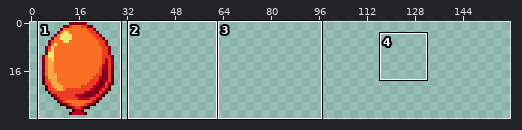
File history of a pixel-art file, gfx/balloon.aseprite. Above, an overview of the earlier version with the close-up marked.
Close-up. As it was:
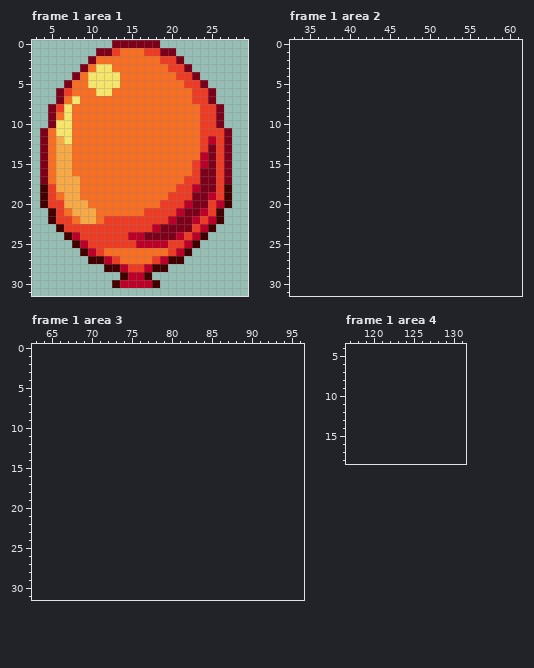
32x32 pixels, 4 frames. Shown: frame 1 area 1: x 3..29, y 0..31; frame 1 area 2: x 33..61, y 0..31; frame 1 area 3: x 63..96, y 0..31; frame 1 area 4: x 117..131, y 4..18. The old version is drawn lined up with the new one, on the new canvas. The commit also changed other frames or places, which this record leaves out.
Once edited:
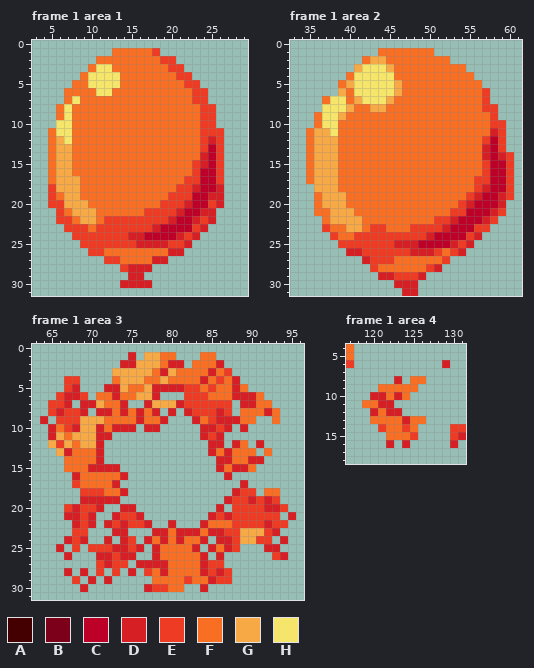
Palette (. is transparent): A #440000  B #7d001a  C #bd0028  D #d61e25  E #ee3b23  F #f86e23  G #f7a946  H #f5e56b
The commit says: balloon is pretty now
Diff:
canvas 32x32 -> 160x32
Frame 1 area 1:
y 0: x 13..18 BBBBBB -> ......
y 1: x 11..13 BBE -> ..F; x 17 E -> F; x 19..20 BB -> ..
y 2: x 10 B -> .; x 21 B -> .
y 3: x 9 B -> .; x 22 B -> .
y 4: x 8 B -> .; x 23 B -> .
y 5: x 7 B -> .; x 24 B -> .
y 6: x 6..7 BE -> .F; x 25 B -> .
y 7: x 6 B -> .; x 25 B -> .
y 8: x 5..6 BE -> .F; x 26 B -> .
y 9..10: x 5 B -> .; x 26 B -> .
y 11: x 4 B -> .; x 27 B -> .
y 12: x 4 B -> .; x 25 C -> D; x 27 B -> .
y 13: x 4 B -> .; x 25 B -> C; x 27 B -> .
y 14..15: x 4 B -> .; x 24..25 CB -> DC; x 27 B -> .
y 16..17: x 4 B -> .; x 24..25 BB -> CC; x 27 B -> .
y 18: x 4 A -> .; x 23..27 CBBEA -> DCCD.
y 19: x 4 A -> .; x 23..27 BBCEA -> CCDD.
y 20: x 4 A -> .; x 22..24 CBB -> DCC; x 26..27 CA -> D.
y 21: x 5 A -> .; x 21..26 CBBCEA -> DCCDD.
y 22: x 5 A -> .; x 20..23 CBBC -> DCCD; x 25..26 CA -> D.
y 23: x 6 A -> .; x 10 E -> F; x 18..22 CBBBB -> DCCCC; x 24..25 CA -> D.
y 24: x 7..8 AC -> .E; x 15..21 CCBBBBC -> DDCCCCD; x 23..24 CA -> D.
y 25: x 8..9 AC -> .E; x 16..19 CCCC -> DDDD; x 22..23 CA -> D.
y 26: x 9..10 AC -> .E; x 20..22 ECA -> DD.
y 27: x 10..12 AAC -> ..E; x 18..21 ECAA -> DD..
y 28: x 12..19 AACEECAA -> ..EDDD..
y 29: x 14..17 ACCA -> .DD.
y 30: x 13..18 ACCCCA -> .DDDD.
Frame 1 area 2:
y 1: x 44..50 ....... -> FFFFFFF
y 2: x 42..52 ........... -> FGGFFFFFFFF
y 3: x 41..54 .............. -> GHHHGFFFFFFFFF
y 4: x 40..55 ................ -> FHHHHHFFFFFFFFFF
y 5: x 39..56 .................. -> FGHHHHHGFFFFFFFFFF
y 6: x 39..57 ................... -> GFHHHHHGFFFFFFFFFFE
y 7: x 37..57 ..................... -> FHHFGHHHGFFFFFFFFFFFE
y 8: x 37..58 ...................... -> HHHGFFGGFFFFFFFFFFFFEE
y 9: x 36..58 ....................... -> FHHGFFFFFFFFFFFFFFFFFFE
y 10: x 36..59 ........................ -> FHHFFFFFFFFFFFFFFFFFFFEE
y 11: x 35..59 ......................... -> FGGHFFFFFFFFFFFFFFFFFFFDE
y 12: x 35..59 ......................... -> FGGGFFFFFFFFFFFFFFFFFFECE
y 13: x 35..59 ......................... -> FGGGFFFFFFFFFFFFFFFFFFDCE
y 14: x 35..60 .......................... -> FGGGFFFFFFFFFFFFFFFFFFDCDE
y 15..16: x 35..60 .......................... -> FGGGFFFFFFFFFFFFFFFFFFECCE
y 17: x 35..60 .......................... -> FGGGFFFFFFFFFFFFFFFFFEECCE
y 18: x 36..60 ......................... -> GGGFFFFFFFFFFFFFFFFFEDCCE
y 19: x 36..60 ......................... -> FGGGFFFFFFFFFFFFFFFEDCCDE
y 20: x 36..59 ........................ -> FGGGFFFFFFFFFFFFFFEDCCCD
y 21: x 36..59 ........................ -> FFGGGFFFFFFFFFFFFEECCCDE
y 22: x 37..58 ...................... -> FGGGGFFFFFFFFFEEDCCCDE
y 23: x 37..57 ..................... -> EFFGGFEEFFFEEEEDCCCEE
y 24: x 38..56 ................... -> EFFEEEEEEEEEDCCCCED
y 25: x 39..55 ................. -> EEEEEEEDDDCCCCDED
y 26: x 40..54 ............... -> DDEEEEEEDDDEFED
y 27: x 42..52 ........... -> DEEEFFFFFFE
y 28: x 43..51 ......... -> EFFFFFFED
y 29: x 44..49 ...... -> DDEEED
y 30: x 46..48 ... -> DDD
y 31: x 47..48 .. -> DD
Frame 1 area 3:
y 1: x 75 . -> D; x 77..80 .... -> GGFF; x 84..85 .. -> FF
y 2: x 74..81 ........ -> DDGGGFDD; x 83..86 .... -> FFFD
y 3: x 73..87 ............... -> GGGGGFDGFFFFDFE
y 4: x 67..68 .. -> EE; x 73..88 ................ -> FGGGFFGFFFFDFEFD
y 5: x 67..68 .. -> ED; x 72..89 .................. -> DDGFFGDDDDEEFEFFDF
y 6: x 66..69 .... -> EDDE; x 71..78 ........ -> FFDFFGGD; x 82..91 .......... -> EEEFFFDDDF
y 7: x 65..67 ... -> EED; x 69..74 ...... -> DDGFFD; x 77..87 ........... -> DGGGDEEEEEE; x 89..92 .... -> DDFF
y 8: x 65..69 ..... -> EDEED; x 71..78 ........ -> DDFDFDFD; x 80 . -> D; x 82..87 ...... -> DEEEDE; x 89..93 ..... -> FFFDF
y 9: x 64 . -> D; x 66..79 .............. -> EEEGGGFFFFDFFD; x 83..90 ........ -> DFEDDDFF; x 93 . -> F
y 10: x 65..75 ........... -> DFEDGGDFDDD; x 77..78 .. -> DD; x 84..87 .... -> DDED; x 89 . -> D
y 11: x 65..72 ........ -> DGFGGGDD; x 84..86 ... -> DED
y 12: x 65..71 ....... -> GEGFGGD; x 85..86 .. -> DD; x 88..89 .. -> DF; x 91 . -> D
y 13: x 66..71 ...... -> GDFFFD; x 85..90 ...... -> DFDFFF; x 92 . -> F
y 14: x 67..71 ..... -> FFFFD; x 86..91 ...... -> DDFFDD
y 15: x 67..73 ....... -> FFFDDDD; x 86..90 ..... -> DFDDF
y 16: x 68..74 ....... -> DFFFFFD; x 87 . -> D
y 17: x 68..73 ...... -> EFFFFD; x 89 . -> D
y 18: x 69..74 ...... -> EEEFFD; x 88..90 ... -> DEE; x 92..93 .. -> FF
y 19: x 69..73 ..... -> DDDDD; x 87..93 ....... -> DEEDEDE
y 20: x 67..71 ..... -> EDEED; x 74..75 .. -> DD; x 86 . -> D; x 88..94 ....... -> EEEEDDE
y 21: x 67..70 .... -> DDED; x 73..76 .... -> DEED; x 85..93 ......... -> DEDEEEEEE; x 95 . -> D
y 22: x 68..70 ... -> DED; x 72..77 ...... -> DEDEED; x 80 . -> D; x 84..94 ........... -> DFFFEEEEDEE
y 23: x 68..69 .. -> EE; x 73..74 .. -> DD; x 78..93 ................ -> DDFDDDFDDEEGGGED
y 24: x 67..69 ... -> DED; x 72 . -> D; x 74..75 .. -> DE; x 77..84 ........ -> DFDFDFFD; x 86..92 ....... -> DDEGGEE; x 94 . -> D
y 25: x 66 . -> D; x 68 . -> E; x 70..76 ....... -> EEEDDED; x 78..83 ...... -> DFFFFD; x 85..88 .... -> DFDE; x 92..93 .. -> DD
y 26: x 67 . -> D; x 71..75 ..... -> DDEDD; x 78..84 ....... -> DFFFFFD; x 86 . -> D; x 93..94 .. -> ED
y 27: x 71..74 .... -> EDEE; x 76..86 ........... -> DDDDFFFFDEE
y 28: x 67 . -> D; x 69 . -> D; x 71 . -> E; x 73 . -> E; x 75 . -> D; x 77..87 ........... -> EFDFFFFDEDE
y 29: x 68 . -> E; x 70 . -> D; x 72 . -> D; x 78..87 .......... -> FFFFEFFDEE
y 30: x 69 . -> D; x 77..81 ..... -> DEEFF; x 84 . -> D
Frame 1 area 4:
y 4..5: x 117 . -> F
y 6: x 117 . -> E; x 129 . -> D
y 8: x 123 . -> D; x 125..126 .. -> FF
y 9: x 121..125 ..... -> FFFFF
y 10: x 120..124 ..... -> DDFDF
y 11: x 119..122 .... -> FFDD
y 12: x 120..123 .... -> DFDD
y 13: x 120..126 ....... -> FFFFDFF
y 14: x 121..125 ..... -> EFFEF; x 130..131 .. -> EE
y 15: x 122..125 .... -> FFFE; x 130..131 .. -> ED
y 16: x 122 . -> D; x 124 . -> D; x 130 . -> D
